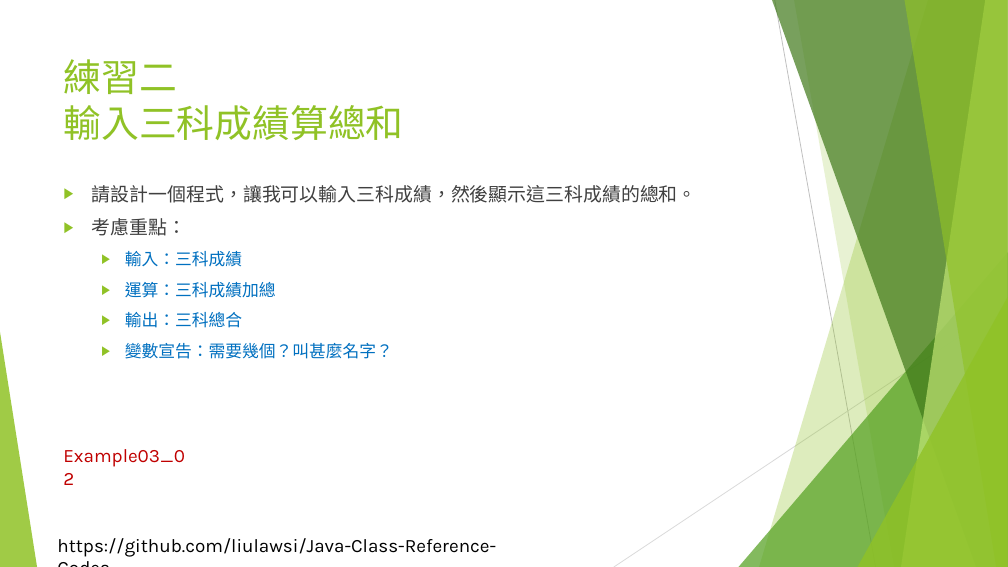
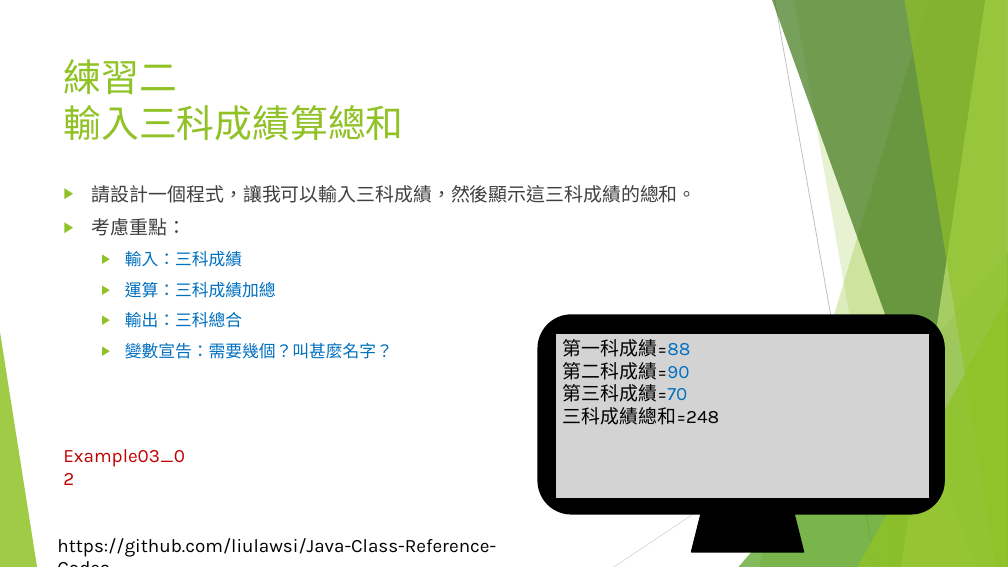
Before and after one commit to liulawsi/My_PPTs, a slide deck: slide 11 of LCC/Java/03_程式語言基本法.pptx (slide 10 before the commit). Drawn at 1008x567 pixels with LibreOffice and Linux fonts; fonts in the diff are those of the drawing; background and template pictures are left out. Boxes give left, top, right and bottom in pixels: in the first picture for what was removed or moved away, otherwise in the second. Text is boxed around its words. In the diff, an @@ line names an element or a change of style, - is before the commit and + after.

```diff
--- a/LCC/Java/03_程式語言基本法.pptx
+++ b/LCC/Java/03_程式語言基本法.pptx
@@ rounded rectangle added at (x1=538, y1=315, x2=944, y2=514), fill #000000, outline #000000 1.5 pt @@
@@ rectangle added at (x1=556, y1=333, x2=930, y2=498), fill #D3D3D3, outline #000000 1.5 pt, 18 pt, text #000000 @@
+第一科成績=88
+第二科成績=90
+第三科成績=70
+三科成績總和=248
@@ trapezoid added at (x1=692, y1=514, x2=804, y2=552), fill #000000, outline #000000 1.5 pt @@
```
Also in this commit, not shown: 3 other slides changed, 4 slides added, 7 other files.
